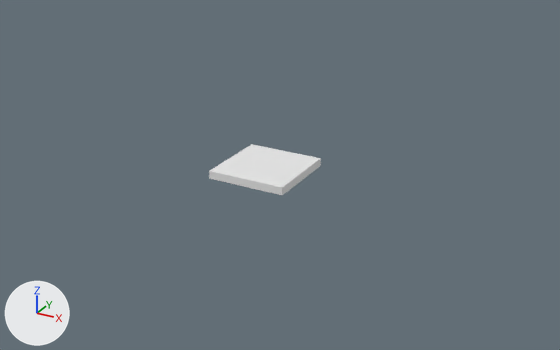
Renders of the Blender file Resources/Blender/Scenery/ModularDungeon/Dn_Ceilings.blend from each side of a commit.
Camera for both pictures: a 50 mm lens placed at (8.74, -15.18, 11.59), pointed at (0.41, -0.03, 4.02). Lighting does not change. The marker at lower left points along +X, +Y and +Z.

The first picture shows 'Dn_Ceiling_1'.
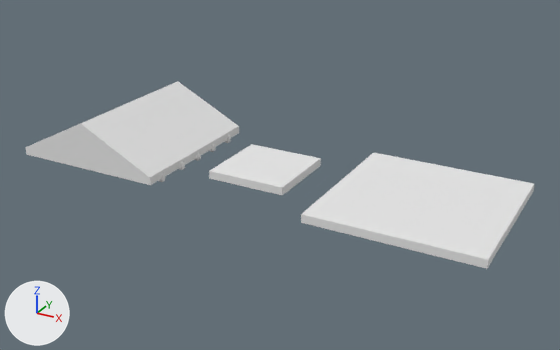
Scene script edits in JSON lines:
```json
{"op": "add", "block": "mat_material_base", "code": ["mat_material_base = diffuse_material('Material.Base')", "mat_material_base.base_color = (0.8, 0.8, 0.8)  # white #e7e7e7"]}
{"op": "add", "block": "me_dn_ceiling_big_1", "code": ["me_dn_ceiling_big_1 = bpy.data.meshes.new('Dn_Ceiling_Big_1')", "me_dn_ceiling_big_1.from_pydata(...)  # a box spanning x -2.0..2.0, y -2.0..2.0, z 4.0..4.2", "me_dn_ceiling_big_1.materials.append(mat_material_base)  # its picture is missing"]}
{"op": "add", "block": "me_dn_ceiling_big_2", "code": ["me_dn_ceiling_big_2 = bpy.data.meshes.new('Dn_Ceiling_Big_2')", "me_dn_ceiling_big_2.from_pydata(...)  # 24 vertices, 24 faces; spans x -2.0..2.0, y -2.0..2.0, z 4.0..5.2", "me_dn_ceiling_big_2.materials.append(mat_material_base)  # its picture is missing"]}
{"op": "add", "block": "me_dn_ceiling_big_beam_1", "code": ["me_dn_ceiling_big_beam_1 = bpy.data.meshes.new('Dn_Ceiling_Big_Beam_1')", "me_dn_ceiling_big_beam_1.from_pydata(...)  # 640 vertices, 580 faces; spans x -2.04..2.04, y -1.56..1.51, z 3.9..5.06", "me_dn_ceiling_big_beam_1.materials.append(mat_material_ceiling)  # its picture is missing"]}
{"op": "add", "block": "ob_dn_ceiling_big_1", "code": ["ob_dn_ceiling_big_1 = bpy.data.objects.new('Dn_Ceiling_Big_1', me_dn_ceiling_big_1)", "ob_dn_ceiling_big_1.location = (4.0, 0.0, 0.0)"]}
{"op": "add", "block": "ob_dn_ceiling_big_2", "code": ["ob_dn_ceiling_big_2 = bpy.data.objects.new('Dn_Ceiling_Big_2', me_dn_ceiling_big_2)", "ob_dn_ceiling_big_2.location = (-4.0, 0.0, 0.0)"]}
{"op": "add", "block": "ob_dn_ceiling_big_beam_1", "code": ["ob_dn_ceiling_big_beam_1 = bpy.data.objects.new('Dn_Ceiling_Big_Beam_1', me_dn_ceiling_big_beam_1)", "ob_dn_ceiling_big_beam_1.location = (-4.0, 0.0, 0.0)"]}
```

Where the change shows, as pixel boxes (x1, y1, x2, y2) in the pictures (560 x 350 px):
```json
{"object": "Dn_Ceiling_Big_1", "change": "added", "after": [301, 153, 534, 269]}
{"object": "Dn_Ceiling_Big_2", "change": "added", "after": [25, 81, 239, 185]}
{"object": "Dn_Ceiling_Big_Beam_1", "change": "added", "after": [159, 134, 231, 182]}
```
